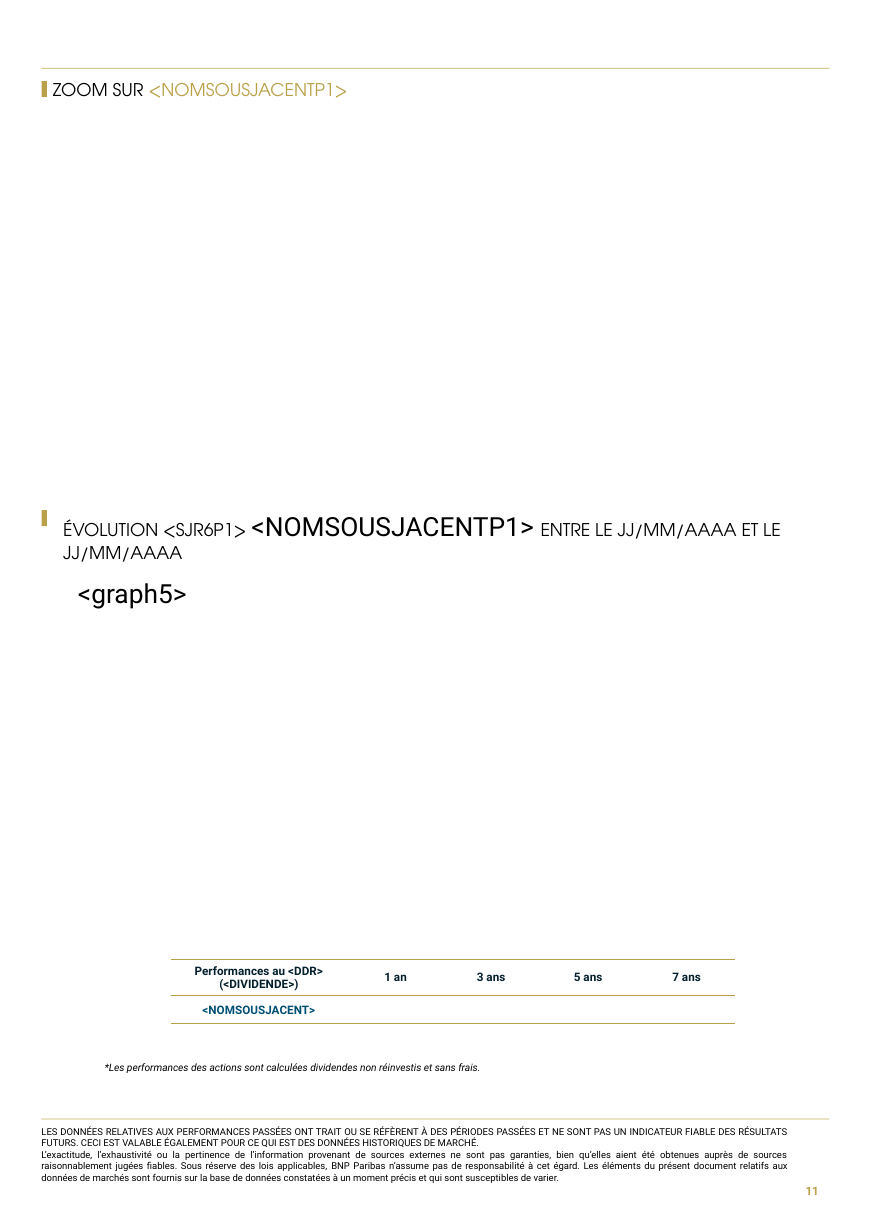
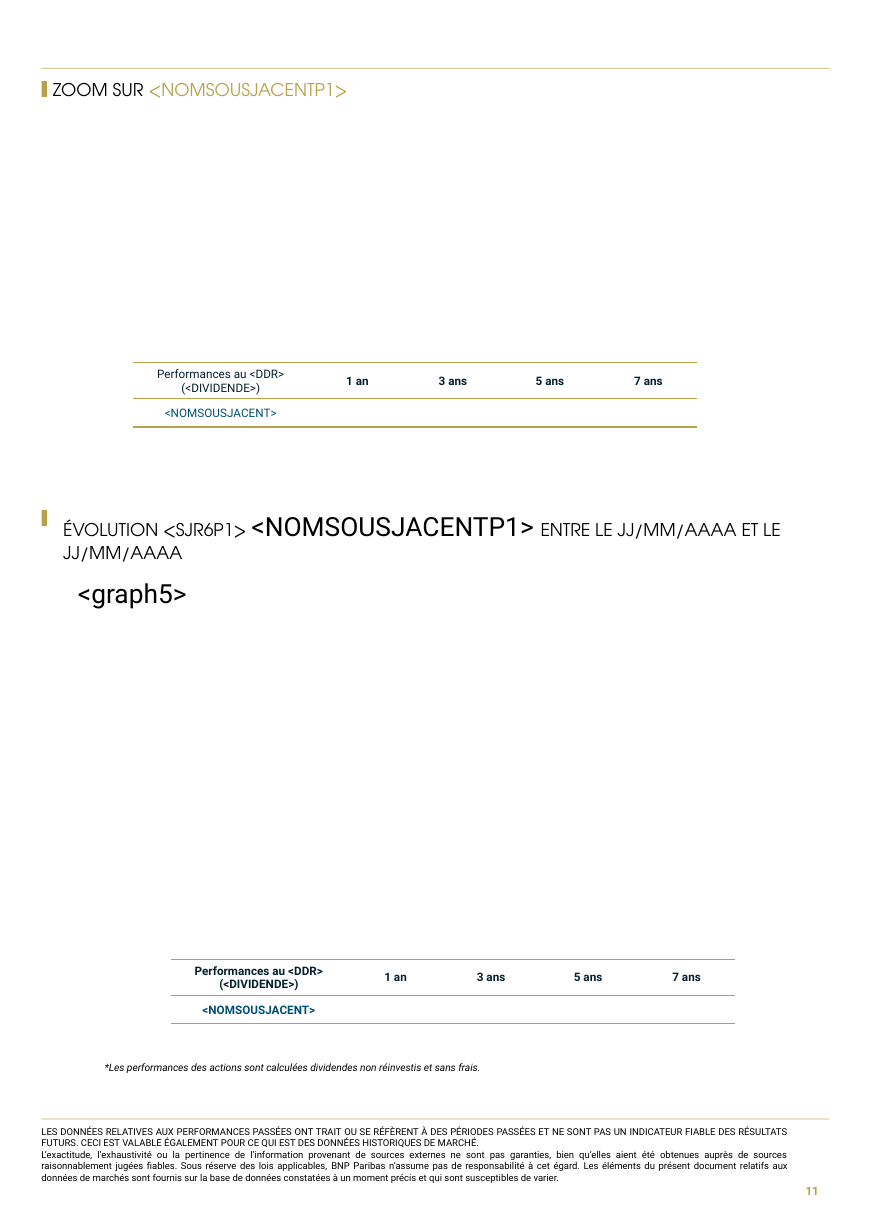
Before and after one commit to guillaumejacquin/equitim-project, a slide deck: slide 11 of Templates/testmercredi.pptx. Drawn at 871x1232 pixels with LibreOffice and Linux fonts; fonts in the diff are those of the drawing; background and template pictures are left out. Boxes give left, top, right and bottom in pixels: in the first picture for what was removed or moved away, otherwise in the second. Text is boxed around its words. In the diff, an @@ line names an element or a change of style, - is before the commit and + after.

```diff
--- a/Templates/testmercredi.pptx
+++ b/Templates/testmercredi.pptx
@@ table added at box(133, 362, 696, 427), 2 rows, 5 columns @@
+Performances au <DDR> (<DIVIDENDE>) | 1 an | 3 ans | 5 ans | 7 ans
+<NOMSOUSJACENT> |  |  |  | 
```
Also in this commit, not shown: 7 other files.
